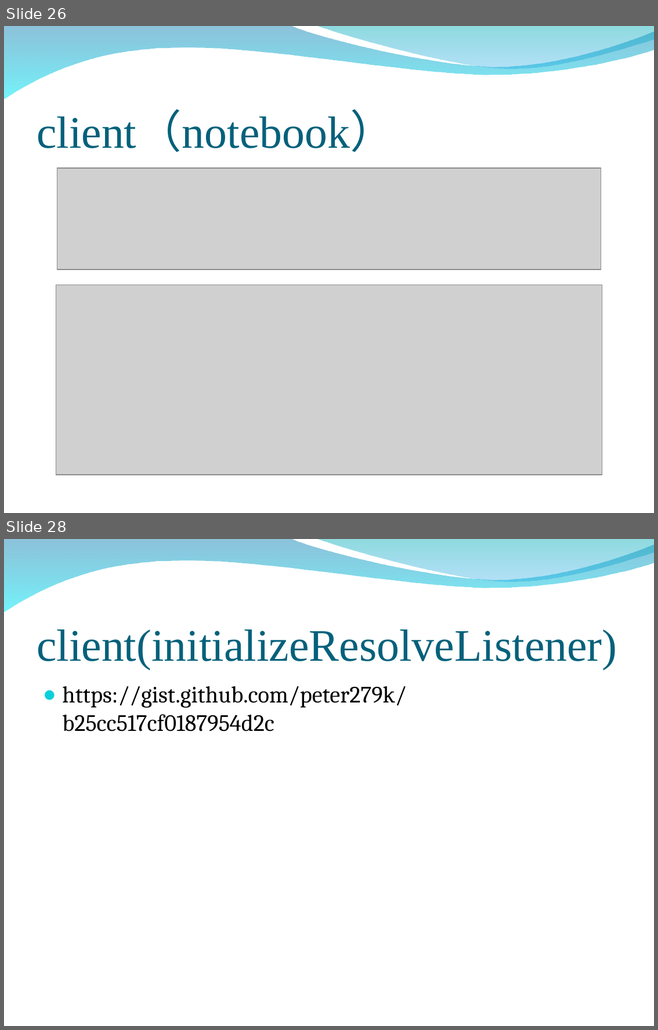
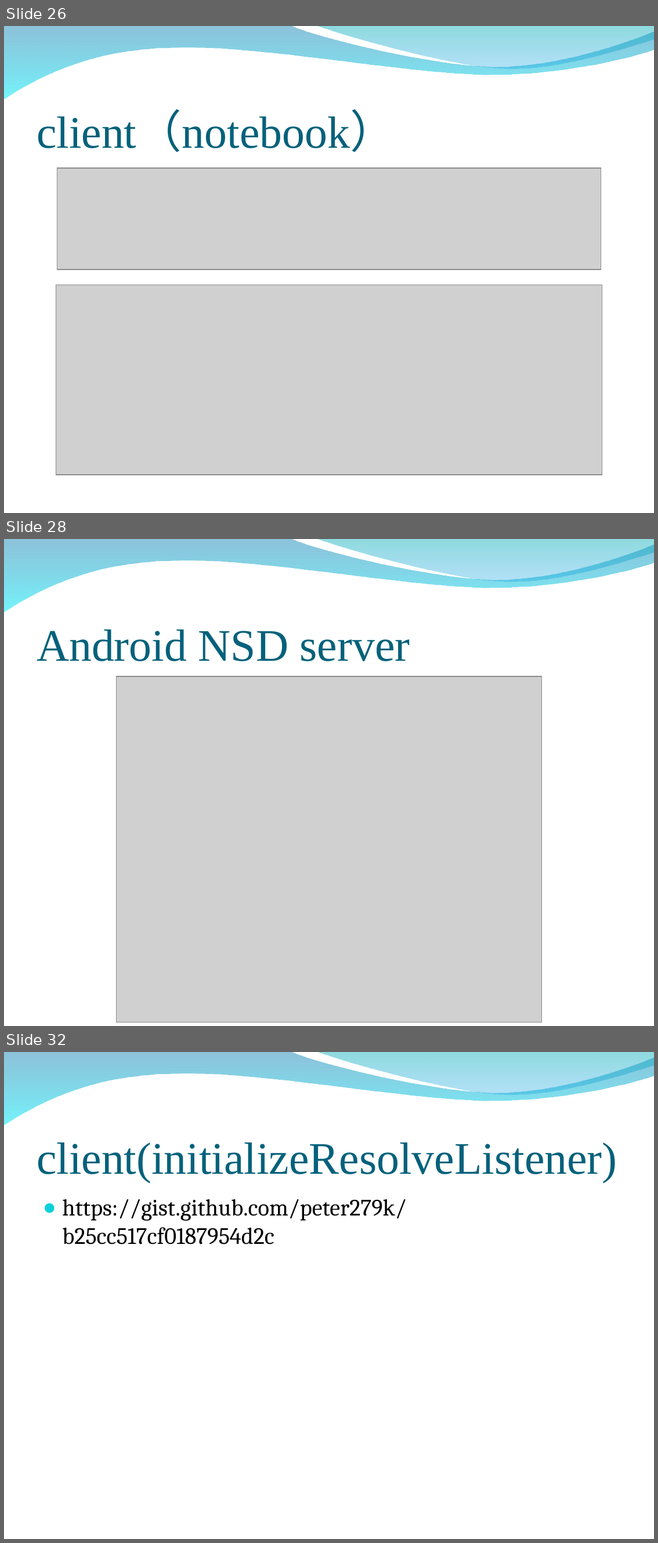
Before and after one commit to peter279k/regular_meeting, a slide deck: mDNS.ppt. Shown one above the other, each under a label of ours: slides 26 and 28 before the commit, slides 26, 28 and 32 after it; the slides between them are not shown. The pictures are 658x1030 and 658x1543 pixels, drawn with LibreOffice and Linux fonts; fonts in the diff are those of the drawing; grey boxes stand for pictures; background and template pictures are left out. Boxes give left, top, right and bottom in pixels: in the first picture for what was removed or moved away, otherwise in the second. Text is boxed around its words. In the diff, an @@ line names an element or a change of style, - is before the commit and + after.

Commit message:
Add enabled browser via socket and JQM UI and Android UI

```diff
--- a/mDNS.ppt
+++ b/mDNS.ppt
@@ slide 28 added at [4,539,654,1026], background picture (left out); not listed: 2 template elements that a slide beside it also shows @@
@@ title added at [36,629,410,661], 50 pt, text #04617B @@
+Android NSD server
@@ picture added at [117,676,541,1022] @@
@@ what was slide 28 is now slide 32 @@
```
Also in this commit, not shown: 2 slides changed, 3 other slides added, 1 other file.
